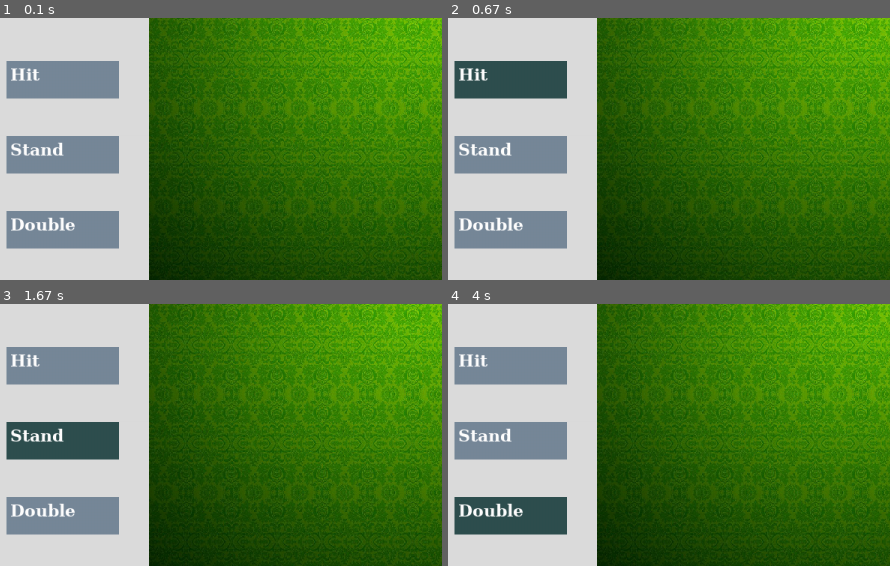
Above: before the commit, frames 1-4 (two rows, left to right).
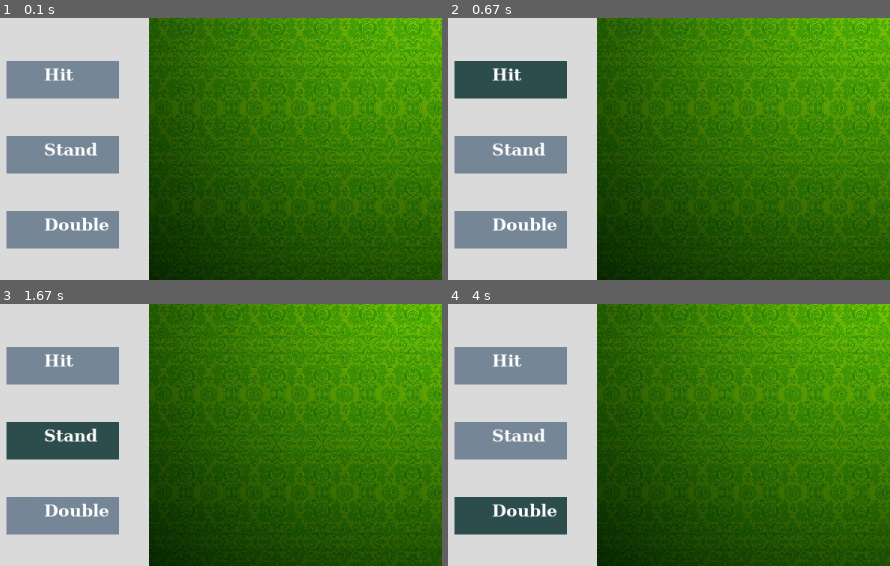
Above: after the commit, the same moments.

Repository: deograciasong/5001-Project
Game: pygame game, started from test.py
The game is run twice, just before and just after one commit, with the same random seed, the same clock (stepped at 60 frames per second) and the same inputs.
Inputs (mouse positions are % of the whole screen's width and height, from its top left):
- Up to frame 1 (0.1 s): type "1 (at the terminal prompt)" at 0 s
- Up to frame 2 (0.67 s): click "Hit" at 0.38 s
- Up to frame 3 (1.67 s): click "Double" at 0.72 s; click (18, 35) at 1.05 s; click "Stand" at 1.38 s
- Up to frame 4 (4 s): click (51, 16) at 1.72 s; click "Stand" at 2.05 s; click (46, 33) at 2.38 s; click "Stand" at 3.22 s; click (81, 48) at 3.55 s; click "Double" at 3.88 s
The pictures show only the part of the screen within x 0-50%, y 20-70%; the shares and areas given below are measured in that part.

The runs differ from the first frame. In frame 1, 1.6% of the frame differs, in the area x 2-25%, y 19-82%; in frame 2, 1.6%; in frame 3, 1.6%; in frame 4, 1.6%.

Commit message:
player action

Diff:
--- a/hand.py
+++ b/hand.py
@@ -53,3 +53,9 @@
 
     def get_value(self):
         return self.value
+
+    def __str__(self):
+        hand = ""
+        for card in self.cards:
+            hand += (card + " ")
+        return  f"Current player's hand is {hand}with a value of {self.value}"
--- a/test.py
+++ b/test.py
@@ -28,7 +28,7 @@
         pygame.draw.rect(gameDisplay, ac, button)
     else:
         pygame.draw.rect(gameDisplay, ic, button)
-    gameDisplay.blit(surf, (button.x + 5, button.y + 5))
+    gameDisplay.blit(surf, (button.x + 50, button.y + 5))
     pygame.display.update()
 
 
@@ -43,12 +43,12 @@
     """
     run = True
     while run:
-        for event in pygame.event.get():
-            if event.type == pygame.QUIT:
-                run = False
         hit = buttons("Hit", 30, 200, 150, 50, light_slat, dark_slat)
         if hit == "Hit":
             player.add_card(shoe.draw_card())
+            player.calc_value()
+            if player.get_value() > 21:
+                run = False
             print('success')
 
         stand = buttons("Stand", 30, 300, 150, 50, light_slat, dark_slat)
@@ -59,8 +59,12 @@
         double = buttons("Double", 30, 400, 150, 50, light_slat, dark_slat)
         if double == "Double":
             player.add_card(shoe.draw_card())
-            break
+            player.calc_value()
+            run = False
             print("double")
+        for event in pygame.event.get():
+            if event.type == pygame.QUIT:
+                run = False
 
 
 
@@ -95,8 +99,8 @@
         bet = 1
         # create player hand (object)
         # create dealer hand (object)
-        player = Hand()
-        dealer = Hand()
+        player = Hand(cards=[], value=0)
+        dealer = Hand(cards=[], value=0)
 
         for i in range(2):
             player.add_card(shoe.draw_card())
@@ -104,13 +108,15 @@
 
         player.calc_value()
         dealer.calc_value()
+
+        print(player)
         # display both hands
 
         # create a loop for player action
         # generate user input to determine action
         # display new player hand
         player_action(player, shoe)
-        print('end')
+        print(player)
         if player.get_value() > 21:
             losses += 1
             bank -= bet
